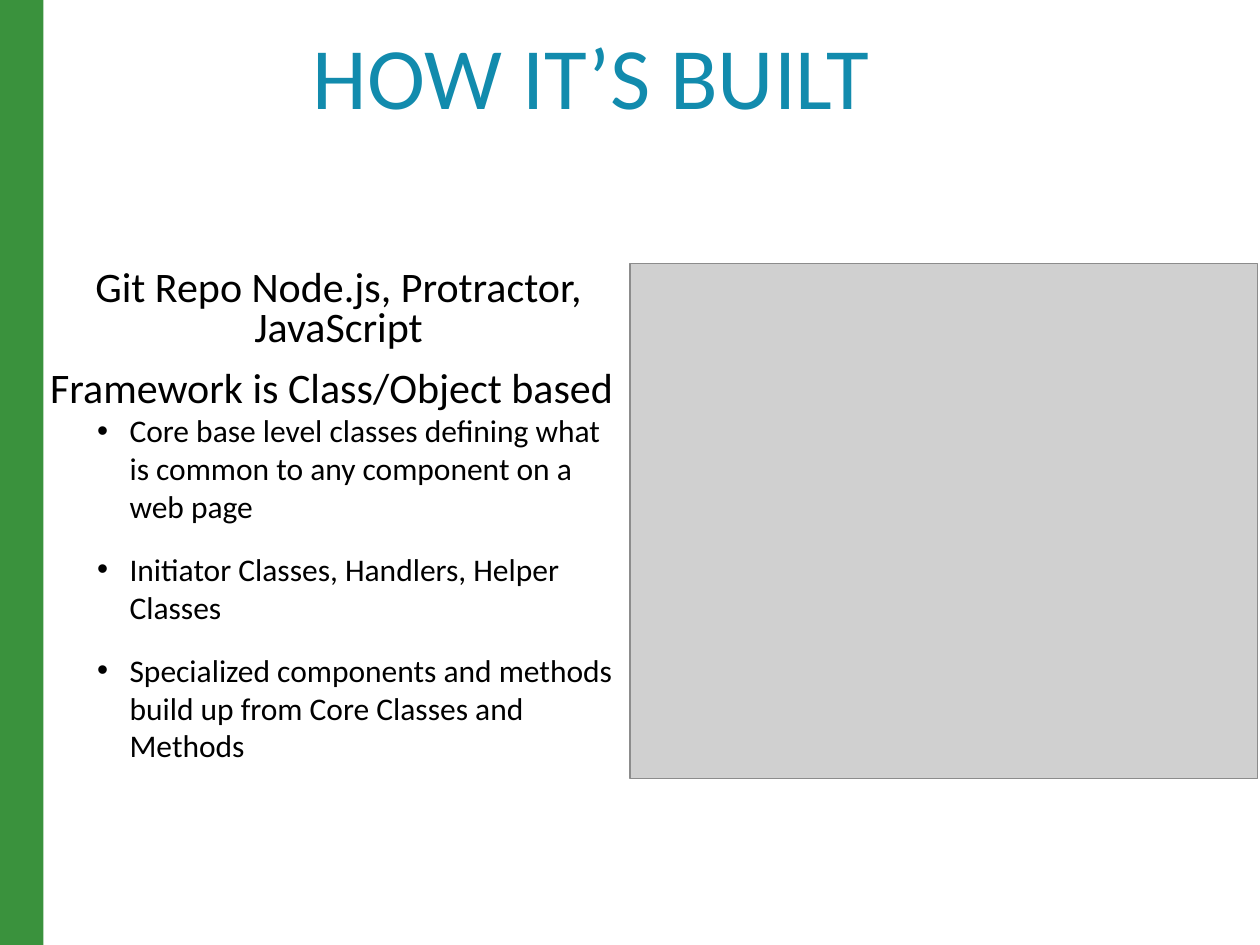
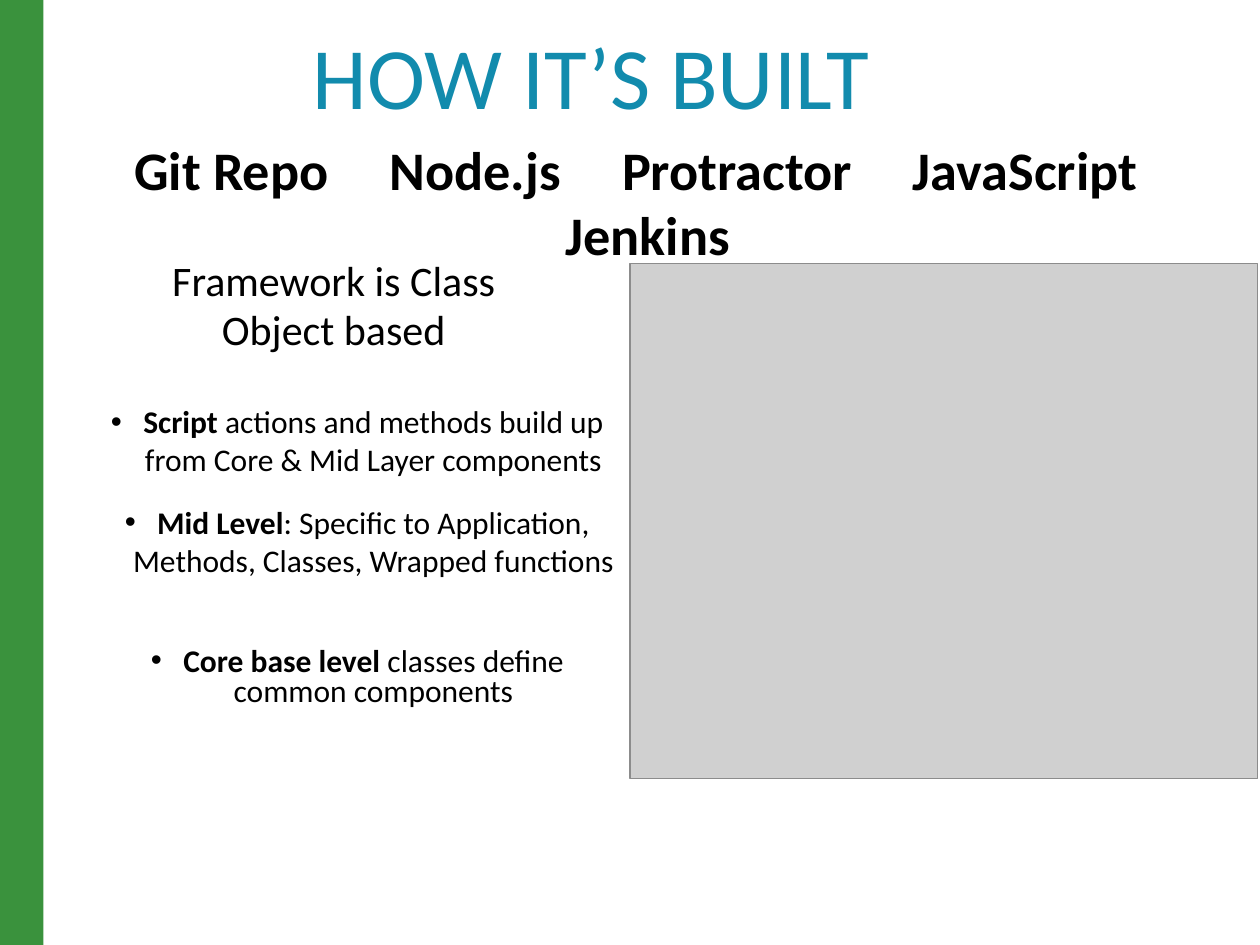
Before and after one commit to raghav9329/mainProf, a slide deck: slide 12 of CurrentWork_Delta/CX_StrategyPowerPoint.pptx (slide 8 before the commit). Drawn at 1260x945 pixels with LibreOffice and Linux fonts; fonts in the diff are those of the drawing; grey boxes stand for pictures. Boxes give left, top, right and bottom in pixels: in the first picture for what was removed or moved away, otherwise in the second. Text is boxed around its words. In the diff, an @@ line names an element or a change of style, - is before the commit and + after.

```diff
--- a/CurrentWork_Delta/CX_StrategyPowerPoint.pptx
+++ b/CurrentWork_Delta/CX_StrategyPowerPoint.pptx
@@ text added at box(134, 152, 1137, 199), 31 pt, text #000000, bold @@
+Git Repo Node.js Protractor JavaScript Jenkins
@@ text at box(133, 266, 613, 707): text changed @@
-Git Repo Node.js, Protractor, JavaScript
-Framework is Class/Object based
-  • Core base level classes defining what is common to any component on a web page
-  • Initiator Classes, Handlers, Helper Classes
-  • Specialized components and methods build up from Core Classes and Methods
+Framework is Class
+Object based
+  • Script actions and methods build up from Core & Mid Layer components
+  • Mid Level: Specific to Application, Methods, Classes, Wrapped functions
+  • Core base level classes define common components
```
Also in this commit, not shown: 8 other slides changed, 1 other file.
